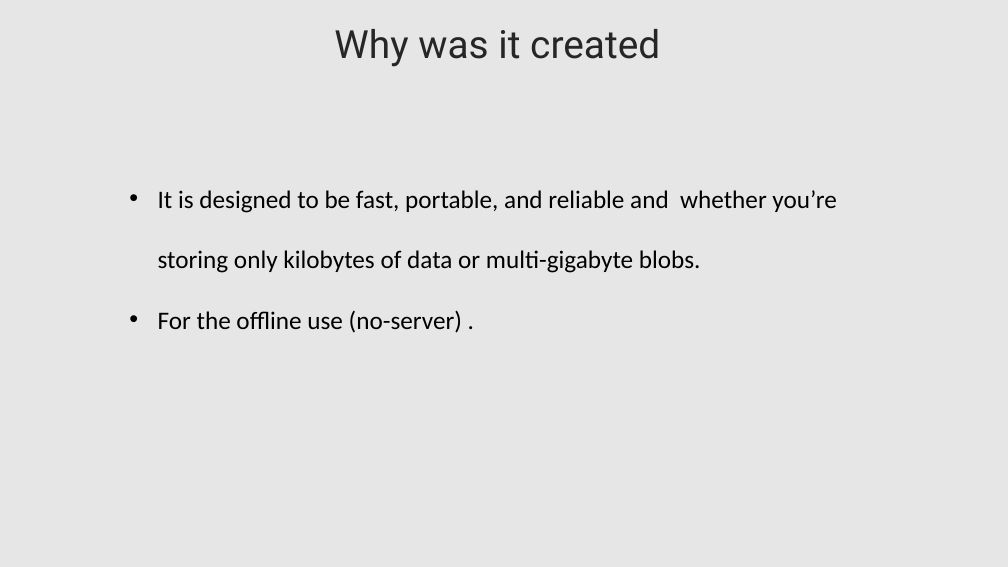
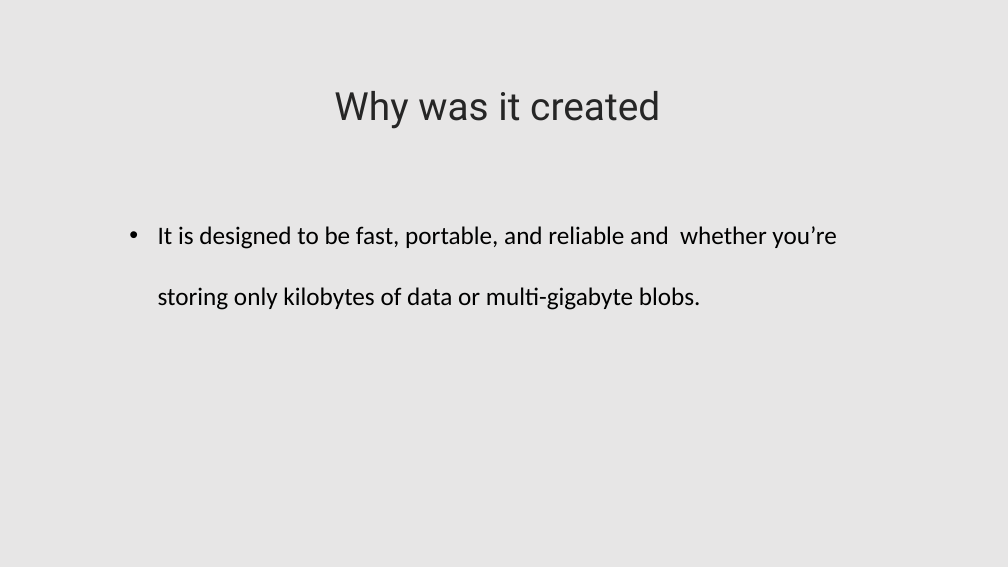
Before and after one commit to lahcenrahlaoui/Wingardium_Leviosaaaa, a slide deck: slide 10 of Presentation-projet-SQLite [Autosaved].pptx. Drawn at 1008x567 pixels with LibreOffice and Linux fonts; fonts in the diff are those of the drawing. Boxes give left, top, right and bottom in pixels: in the first picture for what was removed or moved away, otherwise in the second. Text is boxed around its words. In the diff, an @@ line names an element or a change of style, - is before the commit and + after.

```diff
--- a/Presentation-projet-SQLite [Autosaved].pptx
+++ b/Presentation-projet-SQLite [Autosaved].pptx
@@ text "Why was it created": place and size @@
-text "Why was it created" at bbox=[334, 29, 660, 67]
+text "Why was it created" at bbox=[334, 91, 660, 129]
@@ text "It is designed to be ...": place and size @@
-text "It is designed to be ..." at bbox=[158, 190, 836, 333]
+text "It is designed to be ..." at bbox=[158, 226, 836, 310]
@@ text at bbox=[158, 310, 462, 333]: paragraph removed @@
-  • For the offline use (no-server) .
```
Also in this commit, not shown: 3 other slides changed.
